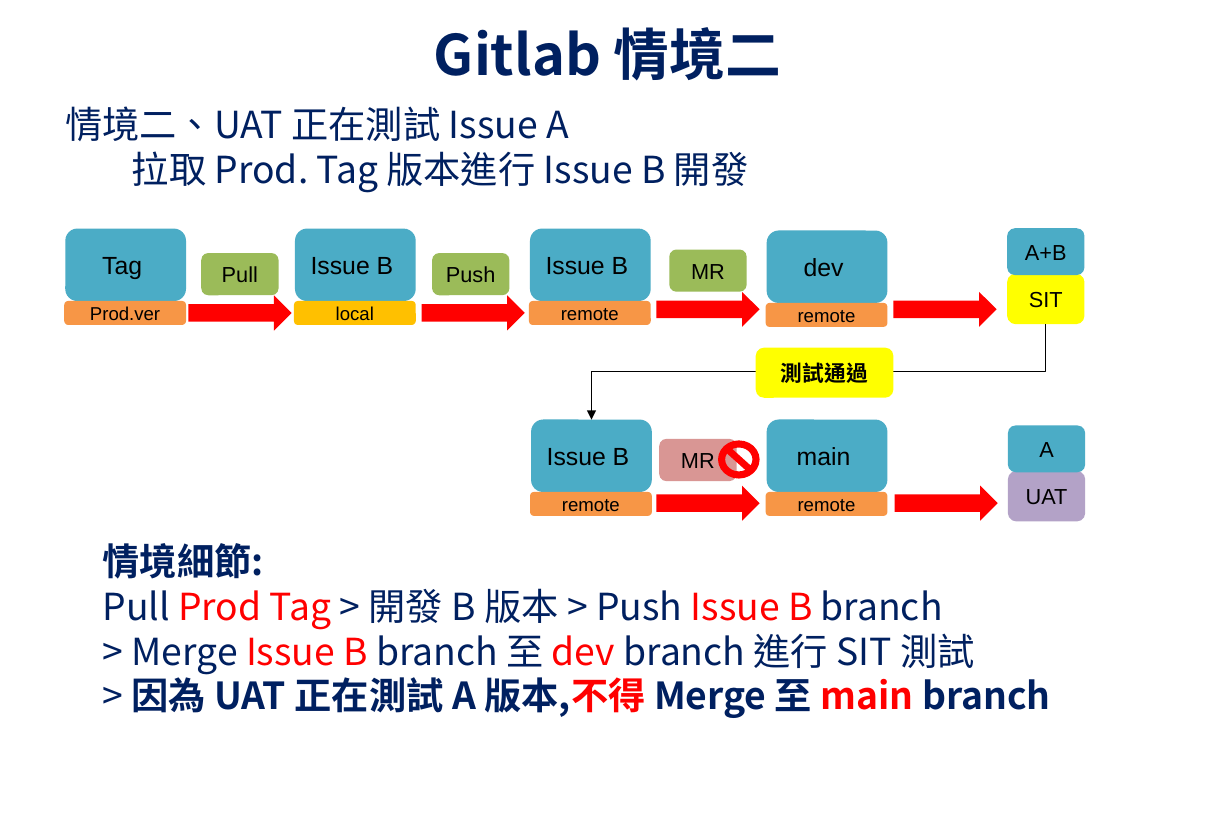
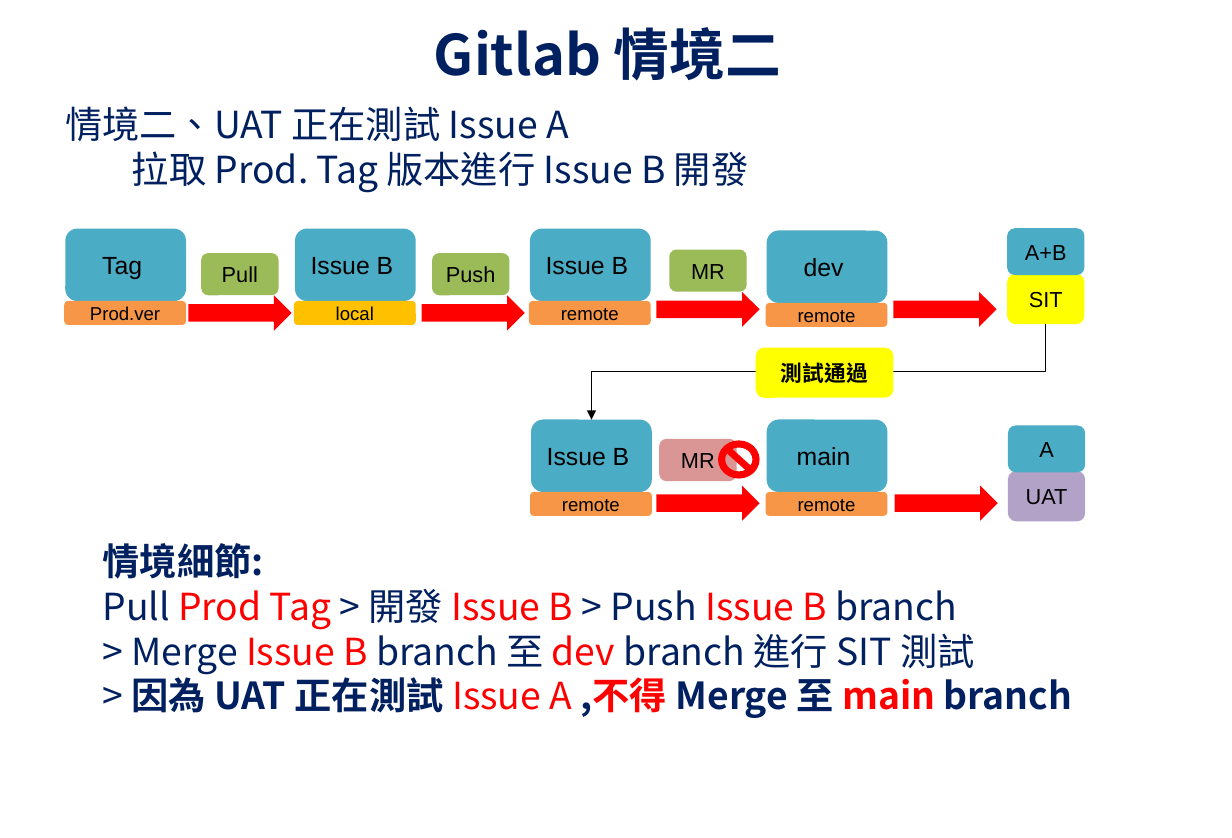
Before and after one commit to UDFWu/transfile, a slide deck: slide 3 of CICD Process.pptx. Drawn at 1232x838 pixels with LibreOffice and Linux fonts; fonts in the diff are those of the drawing; background and template pictures are left out. Boxes give left, top, right and bottom in pixels: in the first picture for what was removed or moved away, otherwise in the second. Text is boxed around its words. In the diff, an @@ line names an element or a change of style, - is before the commit and + after.

Commit message:
sss

```diff
--- a/CICD Process.pptx
+++ b/CICD Process.pptx
@@ text at (103,589,957,630): text changed; text colour #002060 to #FF0000 @@
-Pull Prod Tag > 開發 B 版本 > Push Issue B branch
+Pull Prod Tag > 開發 Issue B > Push Issue B branch
@@ text at (132,672,1072,718): text changed @@
-> 因為 UAT 正在測試 A 版本,不得 Merge 至 main branch
+> 因為 UAT 正在測試 Issue A ,不得 Merge 至 main branch
```
Also in this commit, not shown: 5 other slides changed.
